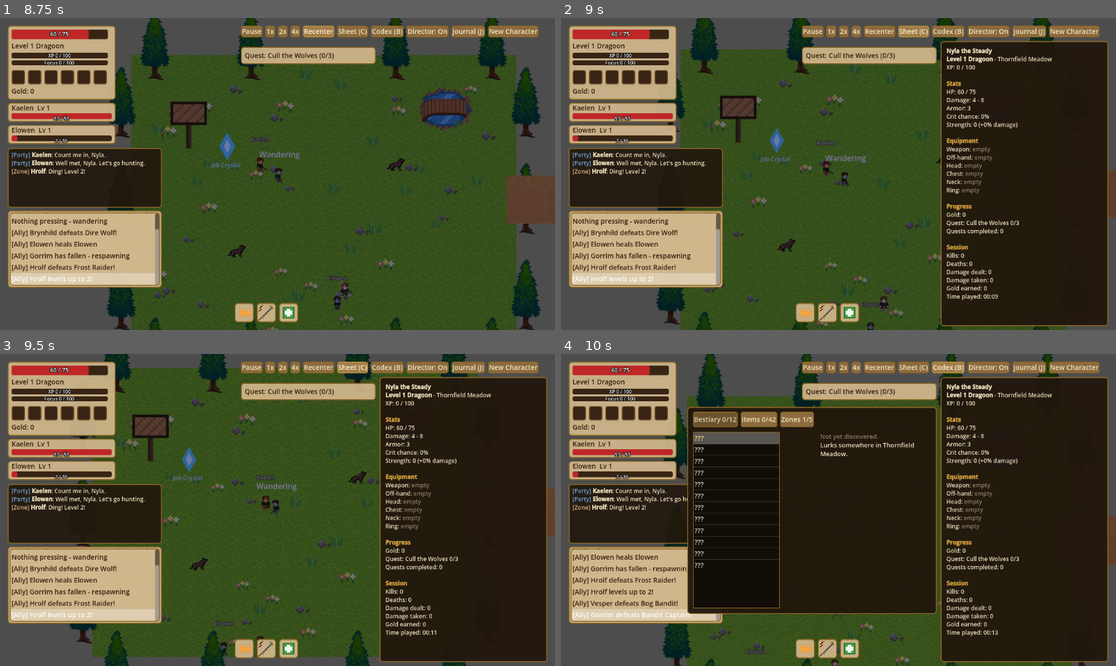
Above: before the commit, frames 1-4 (two rows, left to right).
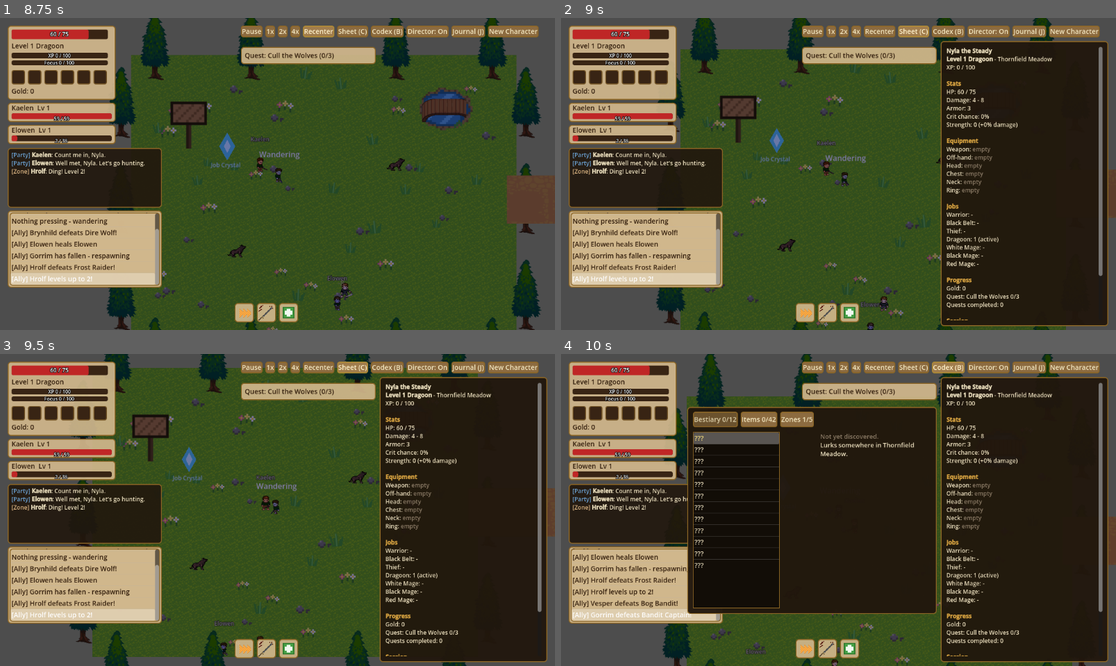
Above: after the commit, the same moments.

Repository: HexaLoid/ai-world-spectator
Game: Godot game, scene res://scenes/Main.tscn
Same seed, same stepped clock (60 frames per second), same inputs: the game is played once before the commit and once after it.
Inputs:
- Up to frame 1 (8.75 s): click "Warrior [Tank] Heavy armor an…" at 0.5 s; click "New Character" at 1.25 s; click "Sure? Click again" at 2 s; click "Thief [Melee DPS] Fast and lu…" at 2.75 s; click "New Character" at 3.5 s; click "Sure? Click again" at 4.25 s; click "Dragoon [Melee DPS] Leaps ont…" at 5 s; click "1x" at 5.75 s; click "2x" at 6.5 s; click "4x" at 7.25 s; click "Recenter" at 8 s
- Up to frame 2 (9 s): click "Sheet (C)" at 8.75 s
- Up to frame 3 (9.5 s): no input
- Up to frame 4 (10 s): click "Codex (B)" at 9.5 s

Frame 1 is identical in both runs. In frame 2, 1.6% of the frame differs, in the area x 69-98%, y 9-97%; in frame 3, 1.6%; in frame 4, 1.6%.

Commit message:
UI, narrator and journal follow job changes; sheet lists every job
Co-Authored-By: Claude Sonnet 5 <noreply@anthropic.com>

Diff:
--- a/scripts/systems/narrator_lines.gd
+++ b/scripts/systems/narrator_lines.gd
@@ -10,14 +10,21 @@
 const TRAIT_CHANCE := 0.6
 
 const EVENTS := ["zone_arrive", "boss_engaged", "boss_victory", "boss_fled", "boss_defeated",
-	"level_up", "epic_loot", "low_hp", "death", "quest_done"]
+	"level_up", "epic_loot", "low_hp", "death", "quest_done", "job_change"]
 
 const FALLBACKS := {
 	"name": "The hero", "zone": "the wilds", "boss": "the beast", "level": "?",
-	"item": "a relic", "killer": "an unseen foe", "quest": "a task",
+	"item": "a relic", "killer": "an unseen foe", "quest": "a task", "job": "a new calling",
 }
 
 const TEMPLATES := {
+	"job_change": {
+		"neutral": ["{name} takes up the {job}'s path, level {level}.", "A new calling: {name} becomes a {job}, level {level}."],
+		"cautious": ["{name} studies the crystal, then chooses the {job}."],
+		"reckless": ["{name} grabs the crystal and becomes a {job} without a second thought."],
+		"greedy": ["The crystal hums. {name} sees profit in being a {job}."],
+		"explorer": ["Another road, another calling: {name} is a {job} now."],
+	},
 	"zone_arrive": {
 		"neutral": ["{name} arrives in {zone}.", "New ground: {name} enters {zone}."],
 		"cautious": ["{name} steps into {zone}, watching every shadow."],
--- a/scripts/ui/ability_bar.gd
+++ b/scripts/ui/ability_bar.gd
@@ -10,6 +10,13 @@
 func _ready() -> void:
 	if GameState.character == null:
 		return
+	_rebuild()
+	GameState.job_changed.connect(func(_o, _n, _l): _rebuild())
+
+func _rebuild() -> void:
+	for child in get_children():
+		remove_child(child)
+		child.queue_free()
 	var class_def: Dictionary = GameState.character.class_def
 	for ability_id in class_def.get("abilities", []):
 		var slot := ABILITY_SLOT_SCENE.instantiate()
--- a/scripts/ui/journal_recorder.gd
+++ b/scripts/ui/journal_recorder.gd
@@ -15,6 +15,14 @@
 	GameState.item_acquired.connect(_on_item_acquired)
 	GameState.quest_completed.connect(func(quest_name: String): _add("quest", "Completed %s" % quest_name))
 	GameState.death_recap.connect(_on_death)
+	GameState.job_changed.connect(func(_old_id: String, new_id: String, new_level: int): _add("job", "Took up %s (level %d)" % [AbilityTable.job_name(new_id), new_level]))
+	GameState.job_mastered.connect(_on_job_mastered)
+
+func _on_job_mastered(job_id: String) -> void:
+	_add("job", "Mastered %s" % AbilityTable.job_name(job_id))
+	var c = GameState.character
+	if c != null and is_instance_valid(c) and c.jobs_mastered.size() >= AbilityTable.job_ids().size():
+		_add("job", "Mastered every job")
 
 func _add(kind: String, text: String) -> void:
 	var c = GameState.character
--- a/scripts/ui/narrator_director.gd
+++ b/scripts/ui/narrator_director.gd
@@ -26,6 +26,7 @@
 		visited[zone_id] = true
 		_say("zone_arrive", {"zone": String(ZoneTable.ZONES[zone_id]["name"])}))
 	GameState.boss_event.connect(_on_boss_event)
+	GameState.job_changed.connect(func(_old_id: String, new_id: String, new_level: int): _say("job_change", {"job": AbilityTable.job_name(new_id), "level": new_level}))
 	GameState.character_leveled_up.connect(func(level: int): _say("level_up", {"level": level}))
 	GameState.item_acquired.connect(func(item_name: String, rarity: String):
 		if rarity == "epic":
--- a/scripts/ui/sheet_text.gd
+++ b/scripts/ui/sheet_text.gd
@@ -46,6 +46,16 @@
 	for slot in LootTable.SLOTS:
 		lines.append(_equipment_line(slot, String(equipment.get(slot, ""))))
 	lines.append("")
+
+	var jobs: Array = snap.get("jobs", [])
+	if not jobs.is_empty():
+		lines.append(_header("Jobs"))
+		for job in jobs:
+			var job_level := int(job.get("level", 0))
+			var level_text := "-" if job_level <= 0 else str(job_level)
+			var active_text := " (active)" if bool(job.get("active", false)) else ""
+			lines.append("%s: %s%s" % [String(job.get("name", "")), level_text, active_text])
+		lines.append("")
 
 	lines.append(_header("Progress"))
 	lines.append("Gold: %d" % int(snap.get("gold", 0)))
--- a/scripts/ui/unit_frame.gd
+++ b/scripts/ui/unit_frame.gd
@@ -29,21 +29,34 @@
 	GameState.character_leveled_up.connect(_on_leveled_up)
 	GameState.character_equipment_changed.connect(_on_equipment_changed)
 	GameState.gold_changed.connect(_on_gold_changed)
+	GameState.job_changed.connect(_on_job_changed)
 	if GameState.character:
-		# The resource bar's fill color is per-class (e.g. orange Rage vs.
-		# blue Mana) — recolored once here rather than per-update, since the
-		# class never changes after spawn. Duplicated so this doesn't mutate
-		# the shared StyleBoxFlat resource other instances might reference.
-		var resource_color: Color = GameState.character.class_def.get("resource_color", Color(0.8, 0.35, 0.05, 1.0))
-		var resource_style: StyleBox = resource_bar.get_theme_stylebox("fill").duplicate()
-		resource_style.bg_color = resource_color
-		resource_bar.add_theme_stylebox_override("fill", resource_style)
+		_apply_resource_color()
 		_on_hp_changed(GameState.character.hp, GameState.character.max_hp)
 		_on_leveled_up(GameState.character.level)
 		_on_xp_changed(GameState.character.xp)
 		_on_resource_changed(GameState.character.resource_amount, GameState.character.max_resource)
 		_on_equipment_changed(GameState.character.equipment)
 		_on_gold_changed(GameState.character.gold)
+
+## The resource bar's fill color is per-job (e.g. orange Rage vs. blue Mana).
+## Duplicated so this doesn't mutate the shared StyleBoxFlat resource other
+## instances might reference.
+func _apply_resource_color() -> void:
+	var resource_color: Color = GameState.character.class_def.get("resource_color", Color(0.8, 0.35, 0.05, 1.0))
+	var resource_style: StyleBox = resource_bar.get_theme_stylebox("fill").duplicate()
+	resource_style.bg_color = resource_color
+	resource_bar.add_theme_stylebox_override("fill", resource_style)
+
+func _on_job_changed(_old_id: String, _new_id: String, _new_level: int) -> void:
+	if GameState.character == null:
+		return
+	_apply_resource_color()
+	_on_leveled_up(GameState.character.level)
+	_on_xp_changed(GameState.character.xp)
+	_on_resource_changed(GameState.character.resource_amount, GameState.character.max_resource)
+	_on_equipment_changed(GameState.character.equipment)
+	_on_hp_changed(GameState.character.hp, GameState.character.max_hp)
 
 func _on_hp_changed(hp: int, max_hp: int) -> void:
 	hp_bar.max_value = max_hp
--- a/tests/suite_narrator_lines.gd
+++ b/tests/suite_narrator_lines.gd
@@ -1,10 +1,10 @@
 extends RefCounted
 
-const CONTEXT := {"name": "Aldric", "zone": "Mirewater Swamp", "boss": "the Crypt Lord", "level": 5, "item": "Frostbrand", "killer": "the Crypt Lord", "quest": "Cull the Wolves"}
+const CONTEXT := {"name": "Aldric", "zone": "Mirewater Swamp", "boss": "the Crypt Lord", "level": 5, "item": "Frostbrand", "killer": "the Crypt Lord", "quest": "Cull the Wolves", "job": "White Mage"}
 const ROLLS := [0.0, 0.3, 0.59, 0.6, 0.85, 0.999]
 
 func run(t) -> void:
-	t.check_eq(NarratorLines.EVENTS.size(), 10, "ten narrated events")
+	t.check_eq(NarratorLines.EVENTS.size(), 11, "eleven narrated events")
 	for event in NarratorLines.EVENTS:
 		for trait_id in TraitTable.ids():
 			for roll in ROLLS:
@@ -32,4 +32,6 @@
 	var trait_line := NarratorLines.line_for("level_up", "cautious", CONTEXT, 0.1)
 	t.check(trait_line != neutral, "cautious low roll gives a trait line")
 	t.check_eq(NarratorLines.line_for("level_up", "cautious", CONTEXT, 0.9), NarratorLines.line_for("level_up", "steady", CONTEXT, 0.9), "high roll gives the same neutral line for any trait")
+	t.check(NarratorLines.line_for("job_change", "steady", CONTEXT, 0.1).contains("White Mage"), "job change line names the job")
+	t.check(NarratorLines.line_for("job_change", "explorer", CONTEXT, 0.1) != NarratorLines.line_for("job_change", "steady", CONTEXT, 0.1), "explorer has its own job change line")
 	t.done()
--- a/tests/suite_sheet_text.gd
+++ b/tests/suite_sheet_text.gd
@@ -90,4 +90,16 @@
 	t.check(SheetText.build(job_snap).contains("Level 3 Black Mage"), "sheet shows the job name")
 	var id_snap := _full_snapshot()
 	t.check(SheetText.build(id_snap).contains("Level 3 Warrior"), "no job_name: capitalized class id as before")
+	# Jobs section
+	var jobs_snap := _full_snapshot()
+	jobs_snap["jobs"] = [
+		{"id": "warrior", "name": "Warrior", "level": 10, "active": false},
+		{"id": "white_mage", "name": "White Mage", "level": 8, "active": true},
+		{"id": "thief", "name": "Thief", "level": 0, "active": false},
+	]
+	var jobs_text := SheetText.build(jobs_snap)
+	t.check(jobs_text.contains("Warrior: 10"), "a taken job shows its level")
+	t.check(jobs_text.contains("White Mage: 8 (active)"), "the active job is marked")
+	t.check(jobs_text.contains("Thief: -"), "an untaken job shows a dash")
+	t.check(not SheetText.build(_full_snapshot()).contains("Thief: -"), "no jobs key: no Jobs section")
 	t.done()
